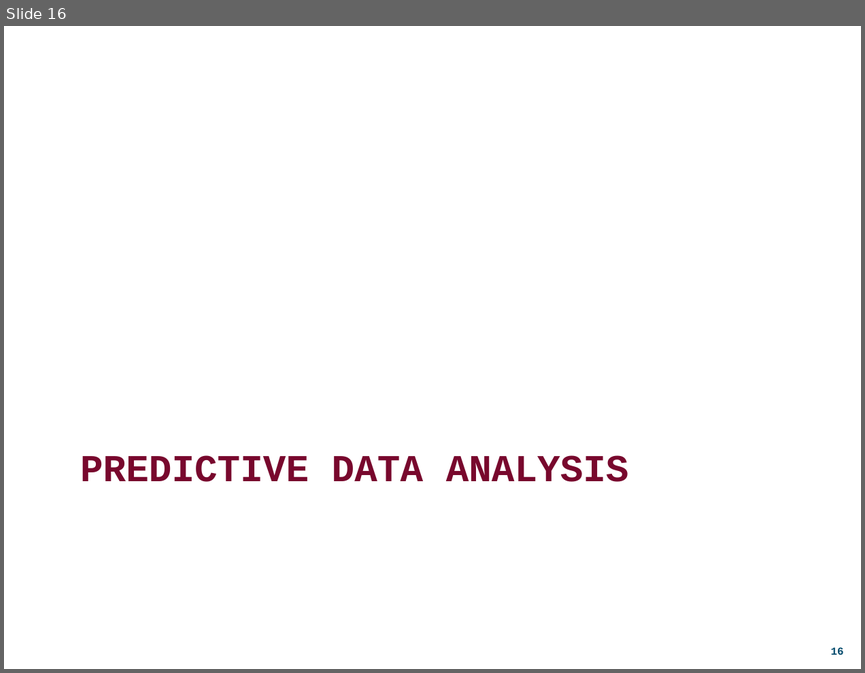
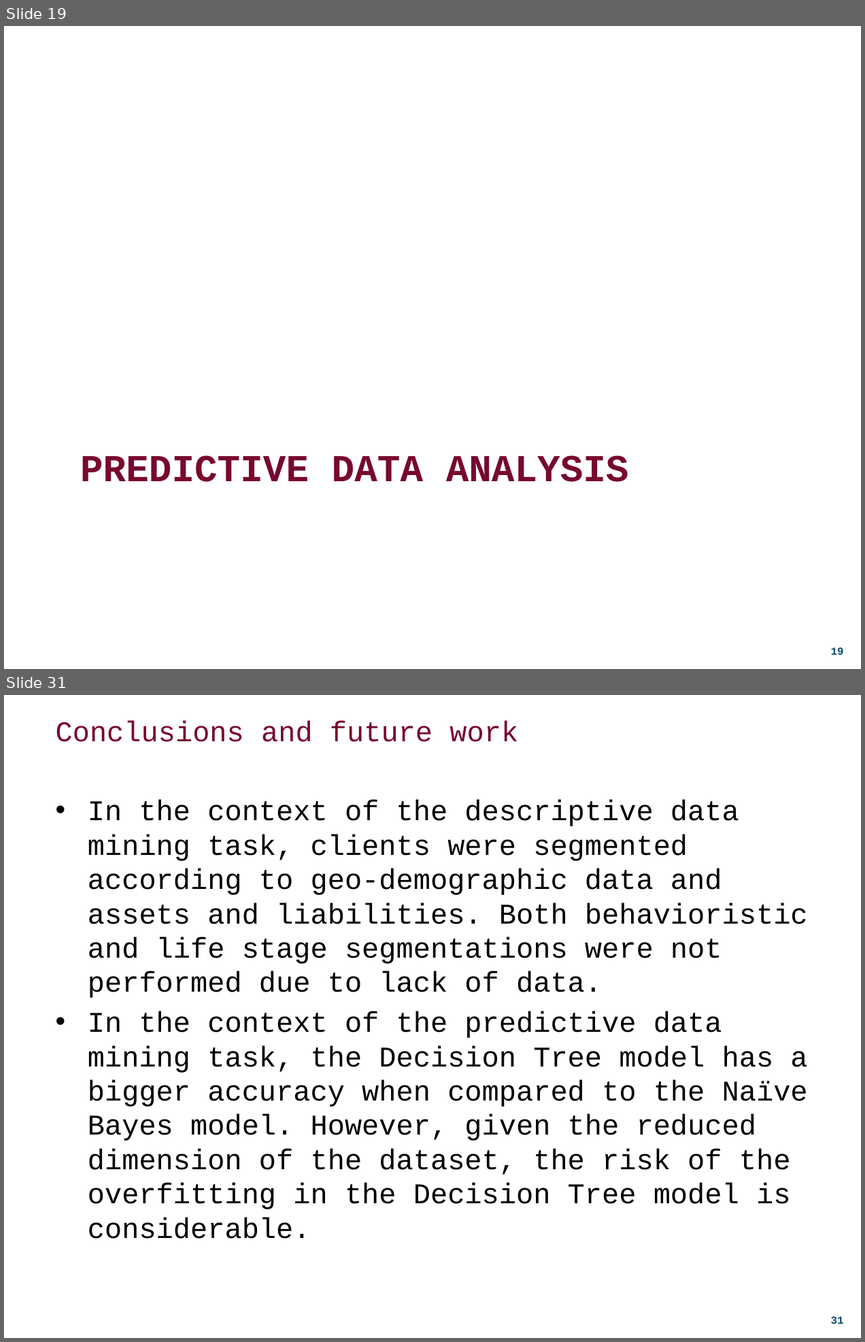
Before and after one commit to DDuarte/DataMiningBanking, a slide deck: Presentation/ecac_presentation.pptx. Shown one above the other, each under a label of ours: slide 16 before the commit, slides 19 and 31 after it; the slides between them are not shown. The pictures are 865x673 and 865x1342 pixels, drawn with LibreOffice and Linux fonts; fonts in the diff are those of the drawing; background and template pictures are left out. Boxes give left, top, right and bottom in pixels: in the first picture for what was removed or moved away, otherwise in the second. Text is boxed around its words. In the diff, an @@ line names an element or a change of style, - is before the commit and + after.

```diff
--- a/Presentation/ecac_presentation.pptx
+++ b/Presentation/ecac_presentation.pptx
@@ slide 31 added at bbox=[4, 695, 861, 1338], background #FFFFFF; not listed: 1 template element that a slide beside it also shows @@
@@ title added at bbox=[56, 721, 518, 742], 24 pt, text #78082D @@
+Conclusions and future work
@@ text added at bbox=[88, 800, 808, 1238], 24 pt, text #000000 @@
+• In the context of the descriptive data mining task, clients were segmented according to geo-demographic data and assets and liabilities. Both behavioristic and life stage segmentations were not performed due to lack of data.
+• In the context of the predictive data mining task, the Decision Tree model has a bigger accuracy when compared to the Naïve Bayes model. However, given the reduced dimension of the dataset, the risk of the overfitting in the Decision Tree model is considerable.
@@ what was slide 16 is now slide 19 @@
```
Also in this commit, not shown: 4 slides changed, 15 other slides added, 1 slide removed.
